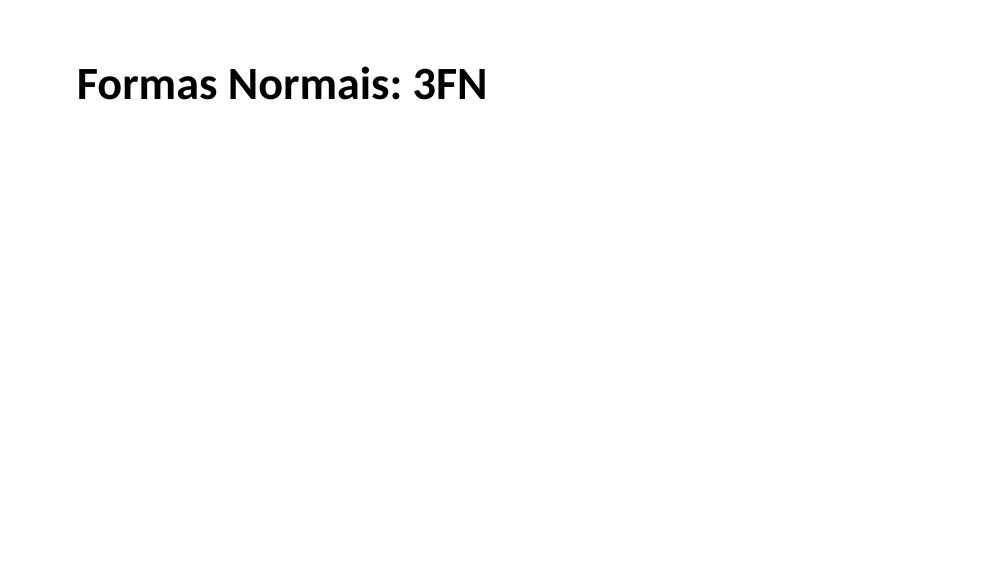
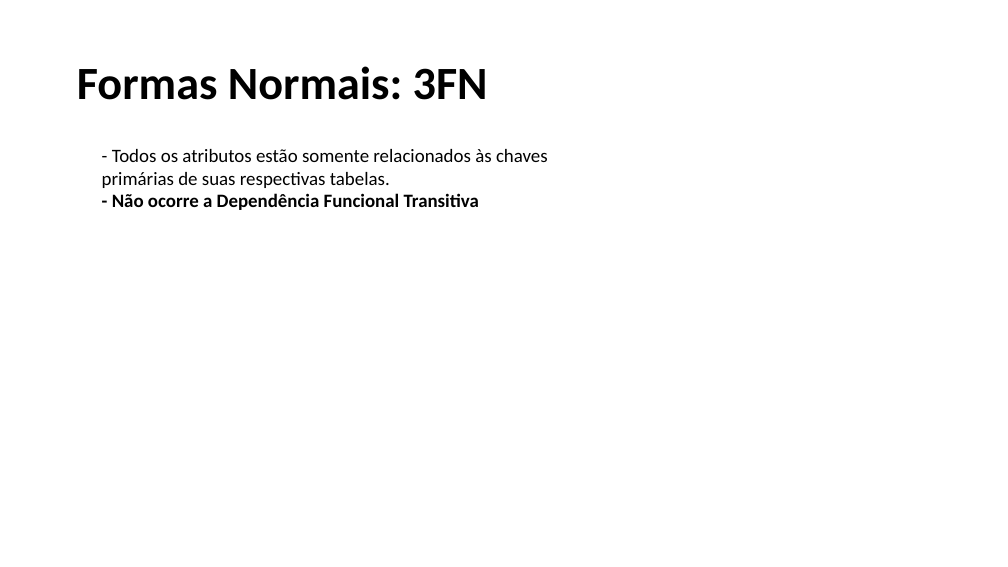
Before and after one commit to GabrielVictorino8266/projeto-integrador-grupo06, a slide deck: slide 8 of sprint5/banco de dados/Sprint05.pptx. Drawn at 1008x567 pixels with LibreOffice and Linux fonts; fonts in the diff are those of the drawing. Boxes give left, top, right and bottom in pixels: in the first picture for what was removed or moved away, otherwise in the second. Text is boxed around its words. In the diff, an @@ line names an element or a change of style, - is before the commit and + after.

```diff
--- a/sprint5/banco de dados/Sprint05.pptx
+++ b/sprint5/banco de dados/Sprint05.pptx
@@ text added at box(102, 149, 548, 210), 18 pt, text #000000 @@
+- Todos os atributos estão somente relacionados às chaves primárias de suas respectivas tabelas.
+- Não ocorre a Dependência Funcional Transitiva
```
Also in this commit, not shown: 4 other slides changed, 1 slide added, 1 other file.
